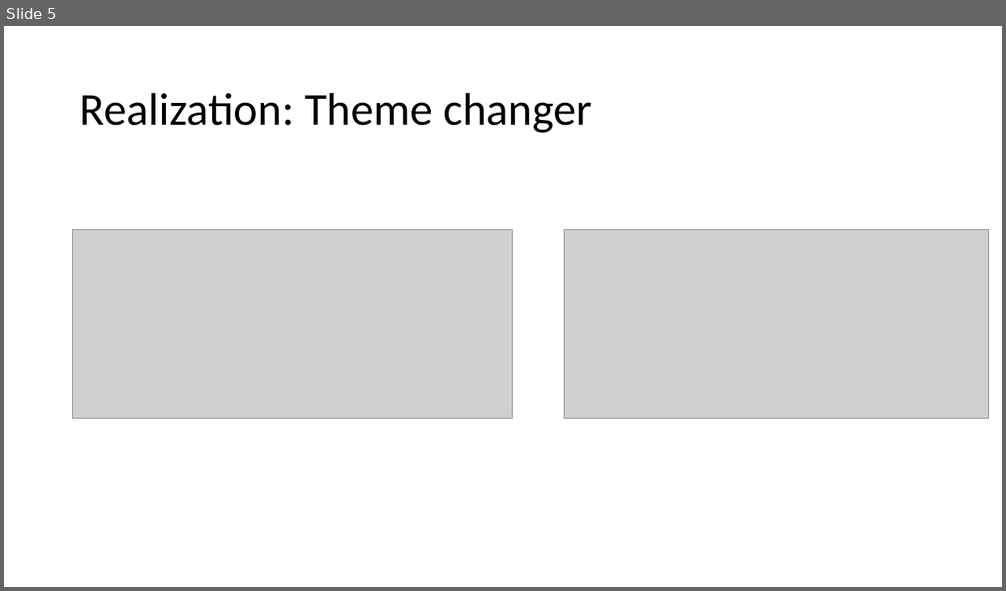
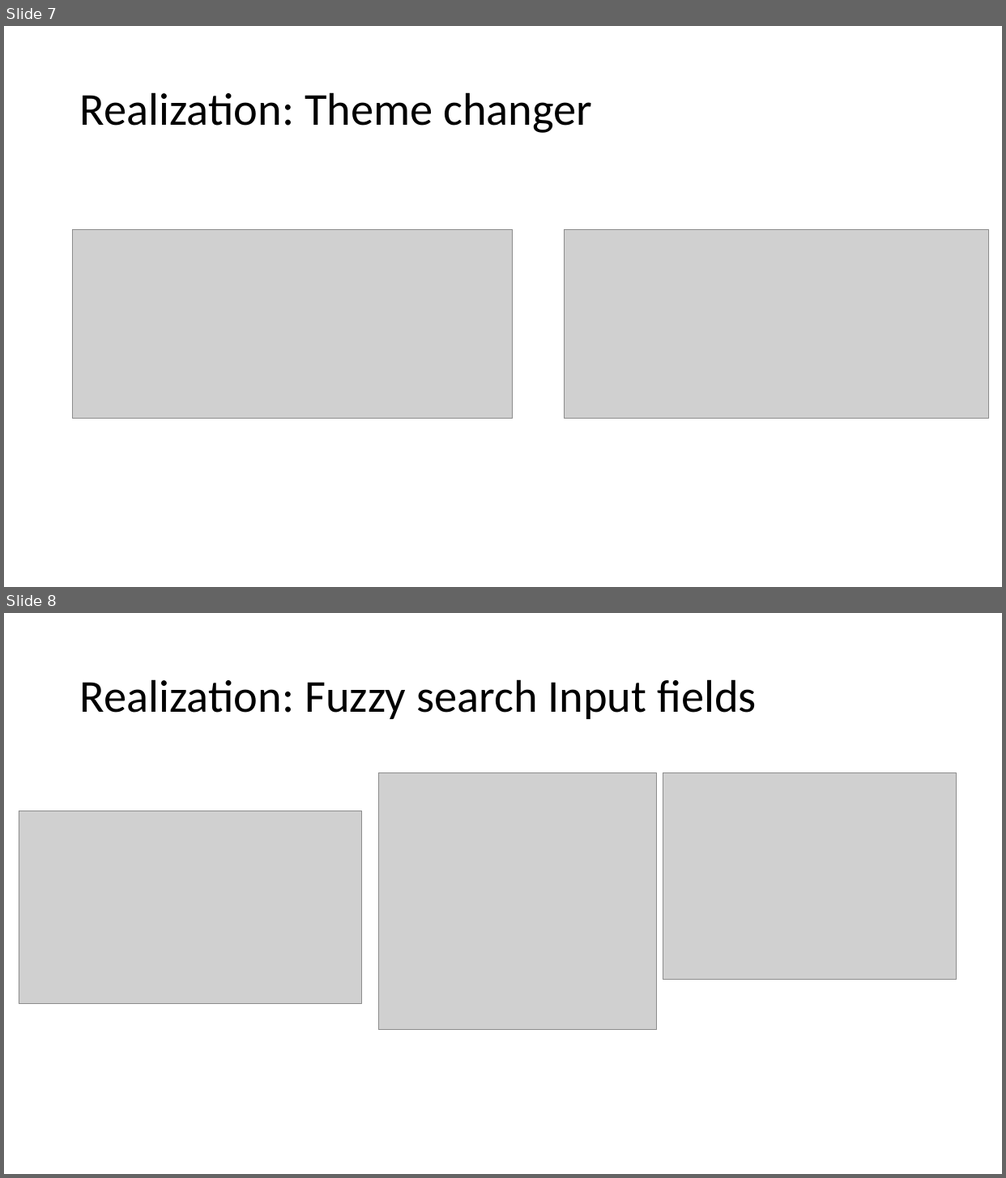
Before and after one commit to Nv4n/travel-agency-fusion, a slide deck: docs/Travel Agency Fusion.pptx. Shown one above the other, each under a label of ours: slide 5 before the commit, slides 7 and 8 after it. The pictures are 1006x591 and 1006x1178 pixels, drawn with LibreOffice and Linux fonts; fonts in the diff are those of the drawing; grey boxes stand for pictures. Boxes give left, top, right and bottom in pixels: in the first picture for what was removed or moved away, otherwise in the second. Text is boxed around its words. In the diff, an @@ line names an element or a change of style, - is before the commit and + after.

Commit message:
Finished ppt

```diff
--- a/docs/Travel Agency Fusion.pptx
+++ b/docs/Travel Agency Fusion.pptx
@@ slide 8 added at bbox=[4, 613, 1002, 1174], background #FFFFFF @@
@@ title added at bbox=[80, 679, 756, 719], 44 pt, text #000000 @@
+Realization: Fuzzy search Input fields
@@ picture added at bbox=[379, 773, 658, 1030] @@
@@ picture added at bbox=[663, 773, 957, 980] @@
@@ picture added at bbox=[19, 811, 362, 1003] @@
@@ what was slide 5 is now slide 7 @@
```
Also in this commit, not shown: 2 other slides added, 1 other file.
